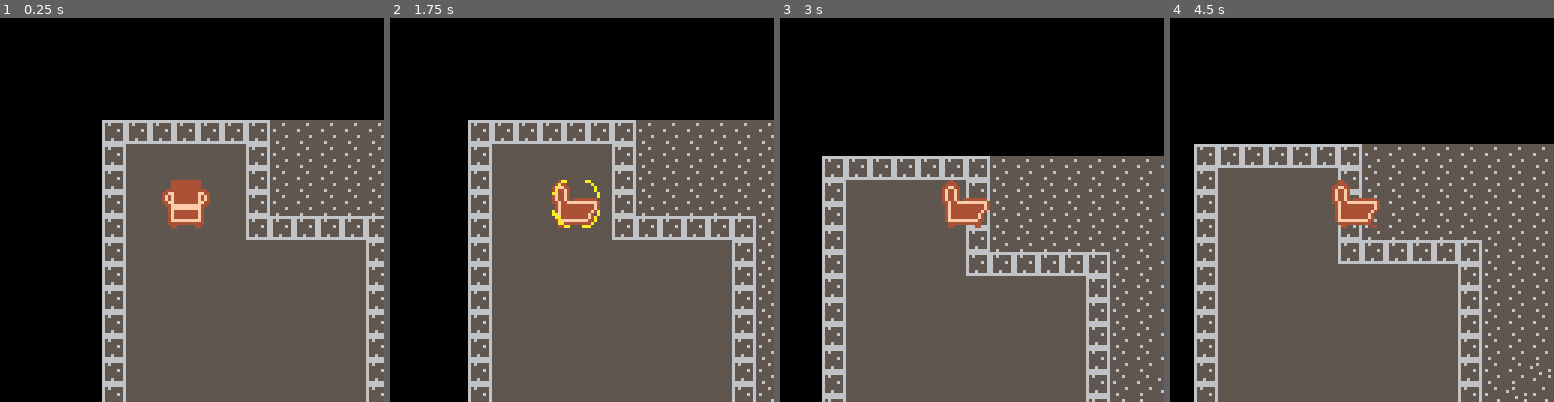
Above: before the commit, frames 1-4 (left to right).
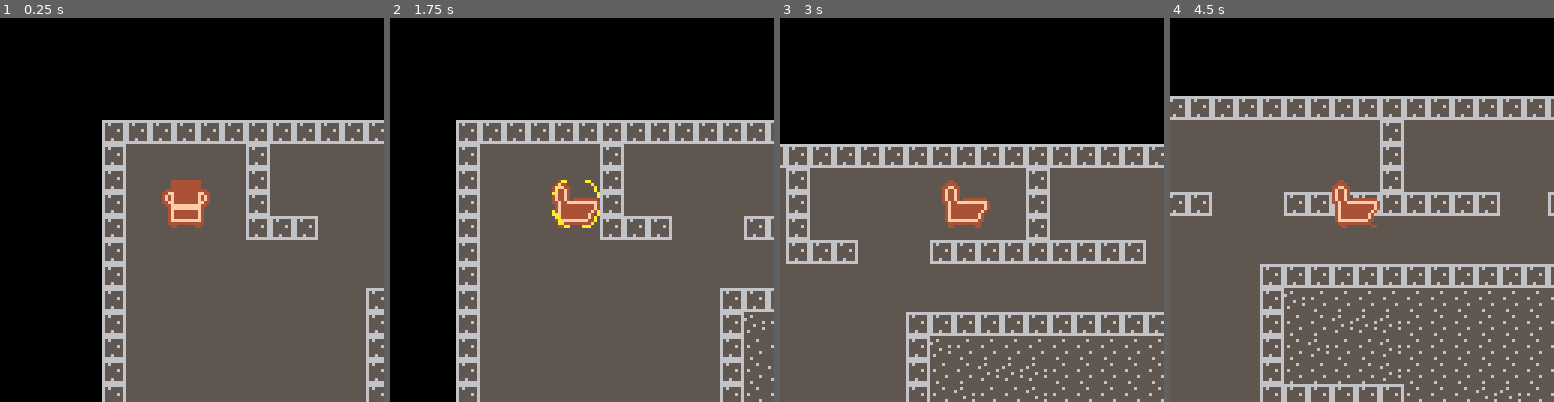
Above: after the commit, the same moments.

Repository: OwlNavi/Chair-for-Hope
Game: PICO-8 cartridge chair_house.p8
Same seed, same stepped clock (60 frames per second), same inputs: the game is played once before the commit and once after it.
Inputs:
- Up to frame 1 (0.25 s): no input
- Up to frame 2 (1.75 s): tap X (X key) at 0.33, 1.07 s; tap O (Z key) at 0.7, 1.7 s; hold Right from 1.6 s (still down)
- Up to frame 3 (3 s): tap X (X key) at 1.85, 2.97 s; release Right at 2.1 s; tap O (Z key) at 2.1, 2.5, 2.9 s; hold Up 2.15-2.42 s; hold Right from 2.47 s (still down)
- Up to frame 4 (4.5 s): release Right at 3.03 s; hold Left 3.08-3.58 s; tap O (Z key) at 3.3, 3.7, 4.1 s; hold Down 3.63-3.97 s; hold Right from 4.02 s (still down); tap X (X key) at 4.08 s

The runs differ from the first frame. In frame 1, 2.1% of the frame differs, in the area x 70-100%, y 26-71%; in frame 2, 11%; in frame 3, 22%; in frame 4, 30%, in the area x 0-100%, y 20-100%.

Commit message:
added more rooms to the map

Diff:
--- a/chair_house.p8
+++ b/chair_house.p8
@@ -5,7 +5,7 @@
 player.x = 20
 player.y = 20
 player.sprite = 0
-player.speed = 2
+player.speed = 4
 player.direction = "still"
 player.bubble = false
 player.bubble_sprite = 34
@@ -67,6 +67,12 @@
 end
 
 function _update()
+	//print
+	local x = "x:", tostr(player.x)
+	print(x, player.x-10,
+		player.y-10, 6)
+
+	//update move
 	player.moving = false
 	if btn(0) then //left
 	 player.x -= player.speed
@@ -124,8 +130,8 @@
 	end
 end
 -->8
-w = 526
-h = 526
+w = 600
+h = 600
 function cmap(o)
   local ct=false
   local cb=false
@@ -215,21 +221,21 @@
 c111c111111111111c1111cc11111111cccccccc0000000000000000000000000000000000000000000000000000000000000000000000000000000000000000
 cc111111c11111c11111111c11ccc11ccccccccc0000000000000000000000000000000000000000000000000000000000000000000000000000000000000000
 c111111111111100000000b3b3b3b3b3b3b3b3b3b3b3b3b3b3b3b3b3b3b3b3b3b3b3b3b3b3b3b3b3b3b3b3b3b3b3b3b3b3b3b3b3b3b3b3b3b3b3b3b3b3b3b3b3
-46464646464646464646464646464646464646464646464646464646464646464646464646464646464646464646464646464646464646464646464646464646
-464646464646464646464646464646464646464646464646464646464646464646464646464646464646464646b3b3b3b3b3b3b3b3b3b3b3b3b3b3b3b3b3b3b3
-46464646464646464646464646464646464646464646464646464646464646464646464646464646464646464646464646464646464646464646464646464646
-464646464646464646464646464646464646464646464646464646464646464646464646464646464646464646b3b3b3b3b3b3b3b3b3b3b3b3b3b3b3b3b3b3b3
-46464646464646464646464646464646464646464646464646464646464646464646464646464646464646464646464646464646464646464646464646464646
-464646464646464646464646464646464646464646464646464646464646464646464646464646464646464646b3b3b3b3b3b3b3b3b3b3b3b3b3b3b3b3b3b3b3
-46464646464646464646464646464646464646464646464646464646464646464646464646464646464646464646464646464646464646464646464646464646
-464646464646464646464646464646464646464646464646464646464646464646464646464646464646464646b3b3b3b3b3b3b3b3b3b3b3b3b3b3b3b3b3b3b3
-46464646464646464646464646464646464646464646464646464646464646464646464646464646464646464646464646464646464646464646464646464646
-464646464646464646464646464646464646464646464646464646464646464646464646464646464646464646b3b3b3b3b3b3b3b3b3b3b3b3b3b3b3b3b3b3b3
-46464646464646464646464646464646464646464646464646464646464646464646464646464646464646464646464646464646464646464646464646464646
-4646464646464646464646b4b4b4b4464646464646464646464646464646464646464646464646464646464646b3b3b3b3b3b3b3b3b3b3b3b3b3b3b3b3b3b3b3
-46464646464646464646464646464646464646464646464646464646464646464646464646464646464646464646464646464646464646464646464646464646
-4646464646464646464646b4b4b4b4464646464646464646464646464646464646464646464646464646464646b3b3b3b3b3b3b3b3b3b3b3b3b3b3b3b3b3b3b3
-46464646464646464646464646464646464646464646464646464646464646464646464646464646464646464646464646464646464646464646464646464646
+464646464646464646464646464646464646464646464646464646464646a6d6d6d6d6d6d6d6d6d6a6464646464646464646a6d6d6a646464646464646464646
+464646464646464646464646464646464646464646464646464646464646464646464646464646464646464646b3b3b3b3b3b3b3b3b3b3b3b3b3b3b3b3b3b3b3
+464646464646464646464646464646464646464646464646464646464646a6d6d6d6d6d6d6d6d6d6a6464646464646464646a6d6d6a64646a6a6a64646464646
+464646464646464646464646464646464646464646464646464646464646464646464646464646464646464646b3b3b3b3b3b3b3b3b3b3b3b3b3b3b3b3b3b3b3
+464646464646464646464646464646464646464646464646464646464646a6d6d6d6d6d6d6d6d6d6a6464646464646a6a6a6a6d6d6a6a6a6a6a6a6a646464646
+464646464646464646464646464646464646464646464646464646464646464646464646464646464646464646b3b3b3b3b3b3b3b3b3b3b3b3b3b3b3b3b3b3b3
+464646464646464646464646464646464646464646464646464646464646a6d6d6d6d6d6d6d6d6d6a6464646464646a6d6d6d6d6d6d6d6d6d6d6d6a646464646
+464646464646464646464646464646464646464646464646464646464646464646464646464646464646464646b3b3b3b3b3b3b3b3b3b3b3b3b3b3b3b3b3b3b3
+464646464646464646464646464646464646464646464646464646464646a6a6a6a6a6a6a6a6a6a6a6464646464646a6d6d6d6d6d6d6d6d6d6d6d6a646464646
+464646464646464646464646464646464646464646464646464646464646464646464646464646464646464646b3b3b3b3b3b3b3b3b3b3b3b3b3b3b3b3b3b3b3
+4646464646464646464646464646464646464646464646464646464646464646464646464646464646464646464646a6d6d6d6d6d6d6d6d6d6d6d6a646464646
+4646464646464646464646b4b4b4b4464646464646464646464646464646464646464646464646464646464646b3b3b3b3b3b3b3b3b3b3b3b3b3b3b3b3b3b3b3
+4646464646464646464646464646464646464646464646464646464646464646464646464646464646464646464646a6d6d6d6d6d6d6d6d6d6d6d6a646464646
+4646464646464646464646b4b4b4b4464646464646464646464646464646464646464646464646464646464646b3b3b3b3b3b3b3b3b3b3b3b3b3b3b3b3b3b3b3
+4646464646464646464646464646464646464646464646464646464646464646464646464646464646464646464646a6a6a6a6a6a6a6a6a6a6a6a6a646464646
 4646464646464646464646b4b4b4b4464646464646464646464646464646464646464646464646464646464646b3b3b3b3b3b3b3b3b3b3b3b3b3b3b3b3b3b3b3
 46464646464646464646464646464646464646464646464646464646464646464646464646464646464646464646464646464646464646464646464646464646
 4646464646464646464646b4b4b4b4464646464646464646464646464646464646464646464646464646464646b3b3b3b3b3b3b3b3b3b3b3b3b3b3b3b3b3b3b3
@@ -256,35 +262,35 @@
 0000000000000000000000000000000000000000000000000000000000000000000000000000000000000000000000000000000000000000000000000000000000000000000000000000000000000000000000000000000000000000000000000000000000000000000001000000000000000000000000000000000000000000
 0000000000000000000000000000000000000000000000000000000000000000000000000000000000000000000000000000000000000000000000000000000000000000000000000000000000000000000000000000000000000000000000000000000000000000000000000000000000000000000000000000000000000000
 __map__
-6a6a6a6a6a6a6a64646464646464646464646464646464646464646464646464646464646464646464646464646464646464646464646464646464646464646464646464646464646464646464646464646464646464646464646464646464646464646464646400000000000000000000000000000000000000000000000000
-6a6d6d6d6d6d6a64646464646464646464646464646464646464646464646464646464646464646464646464646464646464646464646464646464646464646464646464646464646464646464646464646464646464646464646464646464646464646464646400000000000000000000000000000000000000000000000000
-6a6d6d6d6d6d6a64646464646464646464646464646464646464646464646464646464646464646464646464646464646464646464646464646464646464646464646464646464646464646464646464646464646464646464646464646464646464646464646400000000000000000000000000000000000000000000000000
-6a6d6d6d6d6d6a64646464646464646464646464646464646464646464646464646464646464646464646464646464646464646464646464646464646464646464646464646464646464646464646464646464646464646464646464646464646464646464646400000000000000000000000000000000000000000000000000
-6a6d6d6d6d6d6a6a6a6a6a6a6464646464646464646464646464646464646464646464646464646464646464646464646464646464646464646464646464646464646464646464646464646464646464646464646464646464646464646464646464646464646400000000000000000000000000000000000000000000000000
-6a6d6d6d6d6d6d6d6d6d6d6a6464646464646464646464646464646464646464646464646464646464646464646464646464646464646464646464646464646464646464646464646464646464646464646464646464646464646464646464646464646464646400000000000000000000000000000000000000000000000000
-6a6d6d6d6d6d6d6d6d6d6d6a6464646464646464646464646464646464646464646464646464646464646464646464646464646464646464646464646464646464646464646464646464646464646464646464646464646464646464646464646464646464646400000000000000000000000000000000000000000000000000
-6a6d6d6d6d6d6d6d6d6d6d6a6464646464646464646464646464646464646464646464646464646464646464646464646464646464646464646464646464646464646464646464646464646464646464646464646464646464646464646464646464646464646400000000000000000000000000000000000000000000000000
-6a6d6d6d6d6d6d6d6d6d6d6a6464646464646464646464646464646464646464646464646464646464646464646464646464646464646464646464646464646464646464646464646464646464646464646464646464646464646464646464646464646464646400000000000000000000000000000000000000000000000000
-6a6d6d6d6d6d6d6d6d6d6d6a64646e6e6e646464646464646464646464646464646464646464646464646464646464646464646464646464646464646464646464646464646464646464646464646464646464646464646464646464646464646464646464646400000000000000000000000000000000000000000000000000
-6a6d6d6d6d6d6d6d6d6d6d6a646e64646e646464646464646464646464646464646464646464646464646464646464646464646464646464646464646464646464646464646464646464646464646464646464646464646464646464646464646464646464646400000000000000000000000000000000000000000000000000
-6a6d6d6d6d6d6d6d6d6d6d6a646464646e646464646464646464646464646464646464646464646464646464646464646464646464646464646464646464646464646464646464646464646464646464646464646464646464646464646464646464646464646400000000000000000000000000000000000000000000000000
-6a6d6d6d6d6a6d6d6d6d6d6a6a6a6a6a6a6464646e6e64646464646464646464646464646464646464646464646464646464646464646464646464646464646464646464646464646464646464646464646464646464646464646464646464646464646464646400000000000000000000000000000000000000000000000000
-6a6d6d6d6d6a6d6d6d6d6d6d6d6d6d6d6a6464646e6464646464646464646464646464646464646464646464646464646464646464646464646464646464646464646464646464646464646464646464646464646464646464646464646464646464646464646400000000000000000000000000000000000000000000000000
-6a6a6a6a6a6a6d6d6d6d6d6d6d6d6d6d6a64646e646464646464646464646464646464646464646464646464646464646464646464646464646464646464646464646464646464646464646464646464646464646464646464646464646464646464646464646400000000000000000000000000000000000000000000000000
-6a6d6d6d6d6d6d6d6d6d6d6d6d6d6d6d6a646e64646464646464646464646464646464646464646464646464646464646464646464646464646464646464646464646464646464646464646464646464646464646464646464646464646464646464646464646400000000000000000000000000000000000000000000000000
-6a6d6d6d6d6d6d6d6d6a6a6a6a6d6d6d6a646e64646464646464646464646464646464646464646464646464646464646464646464646464646464646464646464646464646464646464646464646464646464646464646464646464646464646464646464646400000000000000000000000000000000000000000000000000
-6a6d6d6d6d6d6d6d6d6a646e6a6d6d6d6a646464646464646464646464646464646464646464646464646464646464646464646464646464646464646464646464646464646464646464646464646464646464646464646464646464646464646464646464646400000000000000000000000000000000000000000000000000
-6a6d6d6d6a6a6a6a6a6a646e6a6a6a6a6a646464646464646464646464646464646464646464646464646464646464646464646464646464646464646464646464646464646464646464646464646464646464646464646464646464646464646464646464646400000000000000000000000000000000000000000000000000
-6a6d6d6d6a6a6a6a6a6a64646464646464646464646464646e64646464646464646464646464646464646464646464646464646464646464646464646464646464646464646464646464646464646464646464646464646464646464646464646464646464646400000000000000000000000000000000000000000000000000
-6a6d6d6d6d6d6d6d6d6a646464646464646e6464646464646e64646464646464646464646464646464646464646464646464646464646464646464646464646464646464646464646464646464646464646464646464646464646464646464646464646464646400000000000000000000000000000000000000000000000000
-6a6d6d6d6d6d6d6d6d6a6a64646464646e6e6464646464646464646464646464646464646464646464646464646464646464646464646464646464646464646464646464646464646464646464646464646464646464646464646464646464646464646464646400000000000000000000000000000000000000000000000000
-6a6d6d6d6d6d6d6d6d6a6a6464646464646e6e6464646e646464646464646464646464646464646464646464646464646464646464646464646464646464646464646464646464646464646464646464646464646464646464646464646464646464646464646400000000000000000000000000000000000000000000000000
-6a6a6a6a6a6a6d6d6d6a6a64646464646464646e6e6e64646464646464646464646464646464646464646464646464646464646464646464646464646464646464646464646464646464646464646464646464646464646464646464646464646464646464646400000000000000000000000000000000000000000000000000
-6464646a6a6a6d6d6d6a6a646464646464646464646464646464646464646464646464646464646464646464646464646464646464646464646464646464646464646464646464646464646464646464646464646464646464646464646464646464646464646400000000000000000000000000000000000000000000000000
-6464646a6d6d6d6d6d6a6a646464646464646464646464646464646464646464646464646464646464646464646464646464646464646464646464646464646464646464646464646464646464646464646464646464646464646464646464646464646464646400000000000000000000000000000000000000000000000000
-6464646a6d6d6d6d6d6a6a646464646464646464646464646464646464646464646464646464646464646464646464646464646464646464646464646464646464646464646464646464646464646464646464646464646464646464646464646464646464646400000000000000000000000000000000000000000000000000
-6464646a6d6d6d6d6d6a6a646464646464646464646464646464646464646464646464646464646464646464646464646464646464646464646464646464646464646464646464646464646464646400000000000000000000000000000000000000000000000000000000000000000000000000000000000000000000000000
-6464646a6d6d6d6d6d6a6a646464646464646464646464646464646464646464646464646464646464646464646464646464646464646464646464646464646464646464646464646464646464646400000000000000000000000000000000000000000000000000000000000000000000000000000000000000000000000000
-6464646a6a6a6a6a6a6a64646464646464646464646464646464646464646464646464646464646464646464646464646464646464646464646464646464646464646464646464646464646464646400000000000000000000000000000000000000000000000000000000000000000000000000000000000000000000000000
-6464646464646464646464646464646464646464646464646464646464646464646464646464646464646464646464646464646464646464646464646464646464646464646464646464646464646400000000000000000000000000000000000000000000000000000000000000000000000000000000000000000000000000
-6464646464646464646464646464646464646464646464646464646464646464646464646464646464646464646464646464646464646464646464646464646464646464646464646464646464646400000000000000000000000000000000000000000000000000000000000000000000000000000000000000000000000000
+6a6a6a6a6a6a6a6a6a6a6a6a6a6a6a6a6a6a6a6a6a6a6a6a6a6a6a6a6a6a6a6a6a6a6a6a6a6a6a6a6a6a6a6a6a646464646464646464646a6a6a6a6a6a6a6a6a64646464646464646464646464646464646464646464646464646464646464646464646464646400000000000000000000000000000000000000000000000000
+6a6d6d6d6d6d6a6d6d6d6d6d6d6d6d6d6a6d6d6d6d6d6d6d6d6d6a6d6d6d6d6d6d6d6a6d6d6d6d6d6d6d6d6d6a6a6a6a6a6a6a6a6a6a6a6a6d6d6d6d6d6d6d6a64646464646464646464646464646464646464646464646464646464646464646464646464646400000000000000000000000000000000000000000000000000
+6a6d6d6d6d6d6a6d6d6d6d6d6d6d6d6d6a6d6d6d6d6d6d6d6d6d6a6d6d6d6d6d6d6d6a6d6d6d6d6d6d6d6d6d6d6d6d6d6d6d6d6d6d6d6d6a6d6d6d6d6d6d6d6a64646464646464646464646464646464646464646464646464646464646464646464646464646400000000000000000000000000000000000000000000000000
+6a6d6d6d6d6d6a6d6d6d6d6d6d6d6d6d6a6d6d6d6d6d6d6d6d6d6a6d6d6d6d6d6d6d6a6d6d6d6d6d6d6d6d6d6d6d6d6d6d6d6d6d6d6d6d6a6d6d6d6d6d6d6d6a646a6a6a6a6a6a6a6464646464646464646464646464646464646464646464646464646464646400000000000000000000000000000000000000000000000000
+6a6d6d6d6d6d6a6a6a6d6d6d6a6a6a6a6a6a6a6a6a6d6d6a6a6a6a6a6d6d6a6d6d6d6a6d6d6d6d6d6d6d6d6d6a6a6a6a6a6a6a6a6a6d6d6a6a6a6d6d6a6a6a6a646a6d6d6d6d6d6a6464646464646464646464646464646464646464646464646464646464646400000000000000000000000000000000000000000000000000
+6a6d6d6d6d6d6d6d6d6d6d6d6d6d6d6d6d6d6d6d6d6d6d6d6d6d6d6d6d6d6a6a6a6a6a6a6a6a6a6a6a6a6d6d6a646464646464646a6d6d6d6d6d6d6d6d6a6464646a6d6d6d6d6d6a6464646464646464646464646464646464646464646464646464646464646400000000000000000000000000000000000000000000000000
+6a6d6d6d6d6d6d6d6d6d6d6d6d6d6d6d6d6d6d6d6d6d6d6d6d6d6d6d6d6d6a646464646a6d6d6d6d6d6d6d6d6a646464646464646a6d6d6d6d6d6d6d6d6a6464646a6d6d6d6d6d6a6464646464646464646464646464646464646464646464646464646464646400000000000000000000000000000000000000000000000000
+6a6d6d6d6d6d6d6d6d6d6d6a6a6a6a6a6a6a6a6a6a6a6a6a6a6a6a6d6d6d6a646464646a6d6d6d6d6d6d6d6d6a646464646464646a6d6d6d6a6a6a6d6d6a6464646a6d6d6d6d6d6a6464646464646464646464646464646464646464646464646464646464646400000000000000000000000000000000000000000000000000
+6a6d6d6d6d6d6d6d6d6d6d6a6e646464646464646464646464646a6d6d6d6a646464646a6d6d6a6a6a6a6a6a6a6a6a6a6a6a6a646a6a6d6d6a646a6d6d6a6a6a6a6a6d6d6d6d6d6a6464646464646464646464646464646464646464646464646464646464646400000000000000000000000000000000000000000000000000
+6a6d6d6d6d6d6d6d6d6d6d6a64646e6e6e6464646464646464646a6d6d6d6a646464646a6d6d6a64646464646a6d6d6d6d6d6a64646a6d6d6a646a6d6d6d6d6d6d6d6d6d6d6d6d6a6464646464646464646464646464646464646464646464646464646464646400000000000000000000000000000000000000000000000000
+6a6d6d6d6d6d6d6d6d6d6d6a646e64646e6464646464646464646a6d6d6d6a646464646a6d6d6a64646464646a6d6d6d6d6d6a6a6a6a6d6d6a646a6d6d6d6d6d6d6d6d6d6d6d6d6a6464646464646464646464646464646464646464646464646464646464646400000000000000000000000000000000000000000000000000
+6a6d6d6d6d6d6d6d6d6d6d6a646464646e6464646464646464646a6d6d6d6a646464646a6d6d6a64646464646a6d6d6d6d6d6d6d6d6d6d6d6a6a646a6a6a6a6a6a6a6d6d6d6d6d6a6464646464646464646464646464646464646464646464646464646464646400000000000000000000000000000000000000000000000000
+6a6d6d6d6d6a6d6d6d6d6d6a6a6a6a6a6a6464646e6e646464646a6d6d6d6a6a6a6a6a6a6d6d6a6a6a6a6a6a6a6d6d6d6d6d6d6d6d6d6d6d6d6a646464646464646a6a6a6a6a6a6a6464646464646464646464646464646464646464646464646464646464646400000000000000000000000000000000000000000000000000
+6a6d6d6d6d6a6d6d6d6d6d6d6d6d6d6d6a6464646e646464646a6a6d6d6d6d6d6d6d6d6d6d6d6d6d6d6d6d6a6a6a6a6a6a6a6a6a6a6a6d6d6d6a64646464646464646464646464646464646464646464646464646464646464646464646464646464646464646400000000000000000000000000000000000000000000000000
+6a6a6a6a6a6a6d6d6d6d6d6d6d6d6d6d6a64646e64646464646a6d6d6d6d6d6d6d6d6d6d6d6d6d6d6d6d6d6a6464646464646464646a6a6d6d6a64646464646464646464646464646464646464646464646464646464646464646464646464646464646464646400000000000000000000000000000000000000000000000000
+6a6d6d6d6d6d6d6d6d6d6d6d6d6d6d6d6a646e6464646464646a6d6d6d6d6d6d6d6d6d6d6d6d6d6d6d6d6d6a646464646464646464646a6d6d6a64646464646464646464646464646464646464646464646464646464646464646464646464646464646464646400000000000000000000000000000000000000000000000000
+6a6d6d6d6d6d6d6d6d6a6a6a6a6d6d6d6a646e6464646464646a6d6d6a6a6a6a6a6a6a6a6a6a6a6a6a6d6d6a646464646a6a6a6a6a6a6a6d6d6a64646a6a6a6a6a646464646464646464646464646464646464646464646464646464646464646464646464646400000000000000000000000000000000000000000000000000
+6a6d6d6d6d6d6d6d6d6a646e6a6d6d6d6a646464646a6a6a6a6a6d6d6a6d6d6464646464646464646a6d6d6a646464646a6d6d6d6d6d6a6d6d6a64646a6d6d6d6a646464646464646464646464646464646464646464646464646464646464646464646464646400000000000000000000000000000000000000000000000000
+6a6d6d6d6a6a6a6a6a6a646e6a6a6d6d6a6a6a6a6a6a6d6d6d6d6d6d6a6d6d6d64646464646464646a6d6d6a646464646a6d6d6d6d6d6a6d6d6a6a6a6a6d6d6d6a646464646464646464646464646464646464646464646464646464646464646464646464646400000000000000000000000000000000000000000000000000
+6a6d6d6d6a6a6a6a6a6a6464646a6d6d6d6d6d6d6d6d6d6d6d6d6d6d6a64646464646464646464646a6d6d6a646464646a6d6d6d6d6d6d6d6d6d6d6d6d6d6d6d6a646464646464646464646464646464646464646464646464646464646464646464646464646400000000000000000000000000000000000000000000000000
+6a6d6d6d6d6d6d6d6d6a6464646a6d6d6d6d6d6d6d6d6d6d6d6d6d6d6a64646464646464646464646a6d6d6a646464646a6d6d6d6d6d6d6d6d6d6d6d6d6d6d6d6a646464646464646464646464646464646464646464646464646464646464646464646464646400000000000000000000000000000000000000000000000000
+6a6d6d6d6d6d6d6d6d6a6464646a6d6d6a6a6a6a6a6a6d6d6d6d6d6d6a64646464646464646464646a6d6d6a646464646a6d6d6d6a6a6a6d6d6a6a6a6a6a6d6d6a646464646464646464646464646464646464646464646464646464646464646464646464646400000000000000000000000000000000000000000000000000
+6a6d6d6d6d6d6d6d6d6a6464646a6d6d6a646464646a6a6a6a6a6a6a6a64646464646464646464646a6d6d6a646464646a6a6a6a6a646a6d6d6a6464646a6a6a6a646464646464646464646464646464646464646464646464646464646464646464646464646400000000000000000000000000000000000000000000000000
+6a6a6a6a6a6a6d6d6d6a6464646a6d6d6a646464646e6464646464646464646464646464646464646a6d6d6a646464646464646464646a6d6d6a64646464646464646464646464646464646464646464646464646464646464646464646464646464646464646400000000000000000000000000000000000000000000000000
+6464646a6a6a6d6d6d6a6464646a6d6d6a64646a6a6a6a6a6a6a6a6a6a6464646a6a6a6a6a6a6a6a6a6d6d6a6a6a6a6a6a6a6a6a6a6a6a6d6d6a6a6a6a64646464646464646464646464646464646464646464646464646464646464646464646464646464646400000000000000000000000000000000000000000000000000
+6464646a6d6d6d6d6d6a6464646a6d6d6a64646a6d6d6d6d6d6d6d6d6a6464646a6d6d6d6d6d6d6d6d6d6d6d6d6d6d6d6d6d6d6d6d6d6d6d6d6d6d6d6a64646464646464646464646464646464646464646464646464646464646464646464646464646464646400000000000000000000000000000000000000000000000000
+6464646a6d6d6d6d6d6a6a6a6a6a6d6d6a6a6a6a6d6d6d6d6d6d6d6d6a6464646a6d6d6d6d6d6d6d6d6d6d6d6d6d6d6d6d6d6d6d6d6d6d6d6d6d6d6d6a64646464646464646464646464646464646464646464646464646464646464646464646464646464646400000000000000000000000000000000000000000000000000
+6464646a6d6d6d6d6d6d6d6d6d6d6d6d6d6d6d6d6d6d6d6d6d6d6d6d6a6464646a6d6d6a6a6a6a6a6a6a6a6a6a6a6a6a6a6a6a6d6d6a6a6a6a6a6a6a6a64646464646464646464646464646464646400000000000000000000000000000000000000000000000000000000000000000000000000000000000000000000000000
+6464646a6d6d6d6d6d6d6d6d6d6d6d6d6d6d6d6d6d6d6d6d6d6d6d6d6a6464646a6d6d6a64646464646464646464646464646a6d6d6a6464646464646464646464646464646464646464646464646400000000000000000000000000000000000000000000000000000000000000000000000000000000000000000000000000
+6464646a6a6a6a6a6a6a6a6a6a6a6a6a6a6a6a6a6d6d6d6d6d6d6d6d6a6464646a6d6d6a64646464646464646464646464646a6d6d6a6464646464646464646464646464646464646464646464646400000000000000000000000000000000000000000000000000000000000000000000000000000000000000000000000000
+646464646464646464646464646464646464646a6d6d6d6d6d6d6d6d6a6464646a6d6d6a64646464646464646464646464646a6d6d6a6464646464646464646464646464646464646464646464646400000000000000000000000000000000000000000000000000000000000000000000000000000000000000000000000000
+6a6a6a6a6a6a6a6a6a6a6a6a6a6a6a6a6a6a6a6a6a6a6a6a6a6a6a6a6a6a6a6a6a6a6a6a6a6a6a6a6a6a6a6a6a6a6a6a6a6a6a6a6a6a6464646464646464646464646464646464646464646464646400000000000000000000000000000000000000000000000000000000000000000000000000000000000000000000000000
